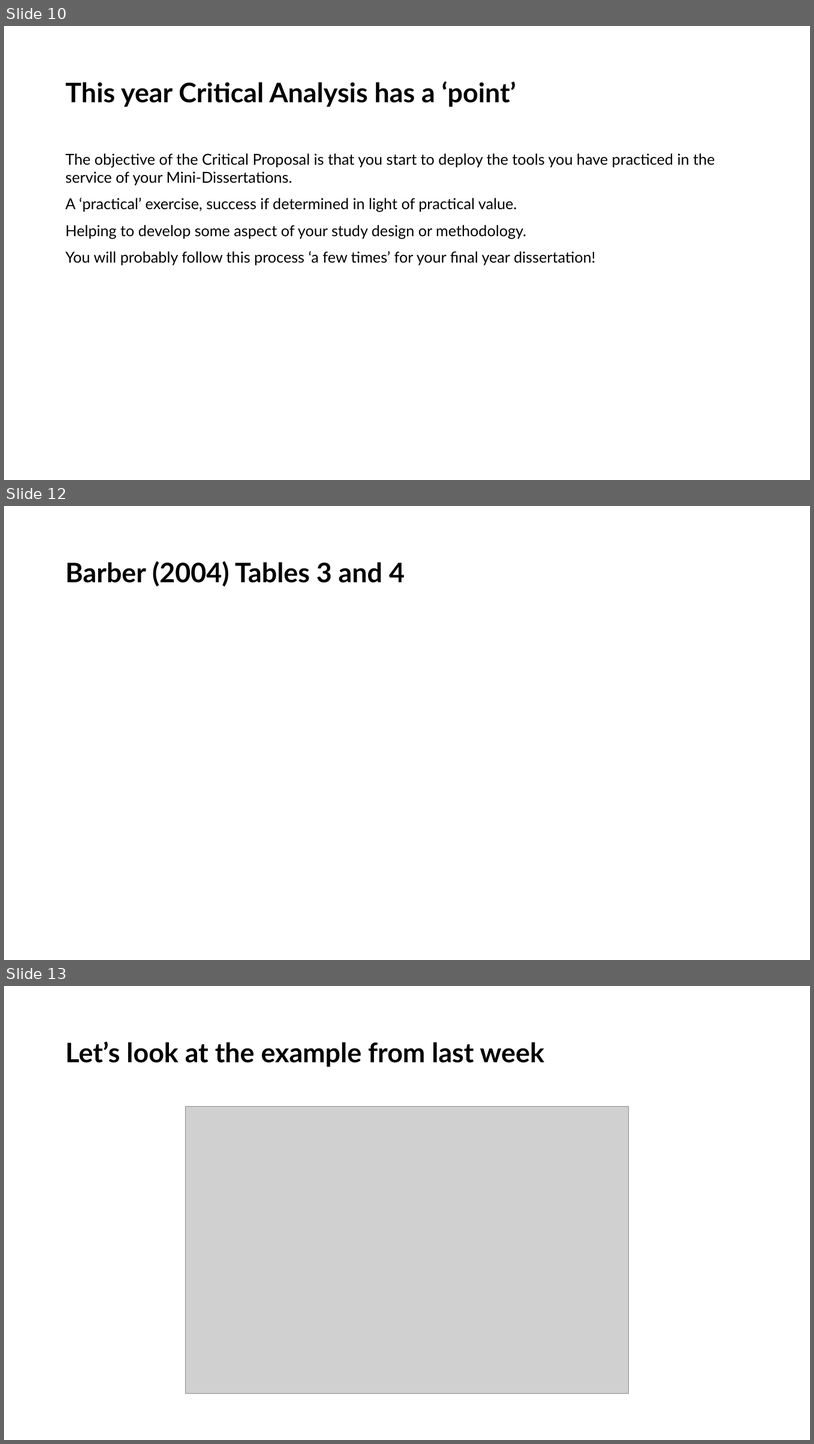
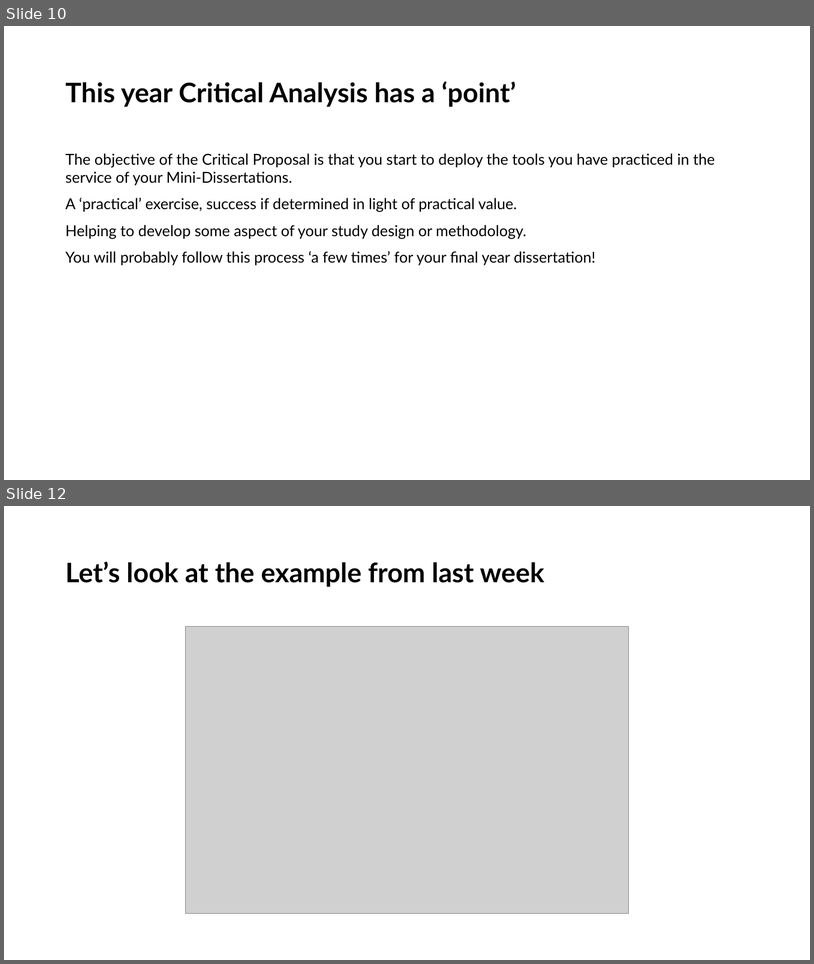
Before and after one commit to LittleMonkeyLab/PS52007Dslides, a slide deck: _site/lectures/Lecture03/Lecture03.pptx. Shown one above the other, each under a label of ours: slides 10, 12 and 13 before the commit, slides 10 and 12 after it; the slides between them are not shown. The pictures are 814x1444 and 814x964 pixels, drawn with LibreOffice and Linux fonts; fonts in the diff are those of the drawing; grey boxes stand for pictures. Boxes give left, top, right and bottom in pixels: in the first picture for what was removed or moved away, otherwise in the second. Text is boxed around its words. In the diff, an @@ line names an element or a change of style, - is before the commit and + after.

```diff
--- a/_site/lectures/Lecture03/Lecture03.pptx
+++ b/_site/lectures/Lecture03/Lecture03.pptx
@@ slide 12 removed at (x1=4, y1=506, x2=810, y2=960), background #FFFFFF @@
@@ title removed at (x1=65, y1=561, x2=405, y2=586) @@
-Barber (2004) Tables 3 and 4
@@ what was slide 13 is now slide 12 @@
```
Also in this commit, not shown: 3 slides changed, 1 slide added, 1 other slide removed, 48 other files.
